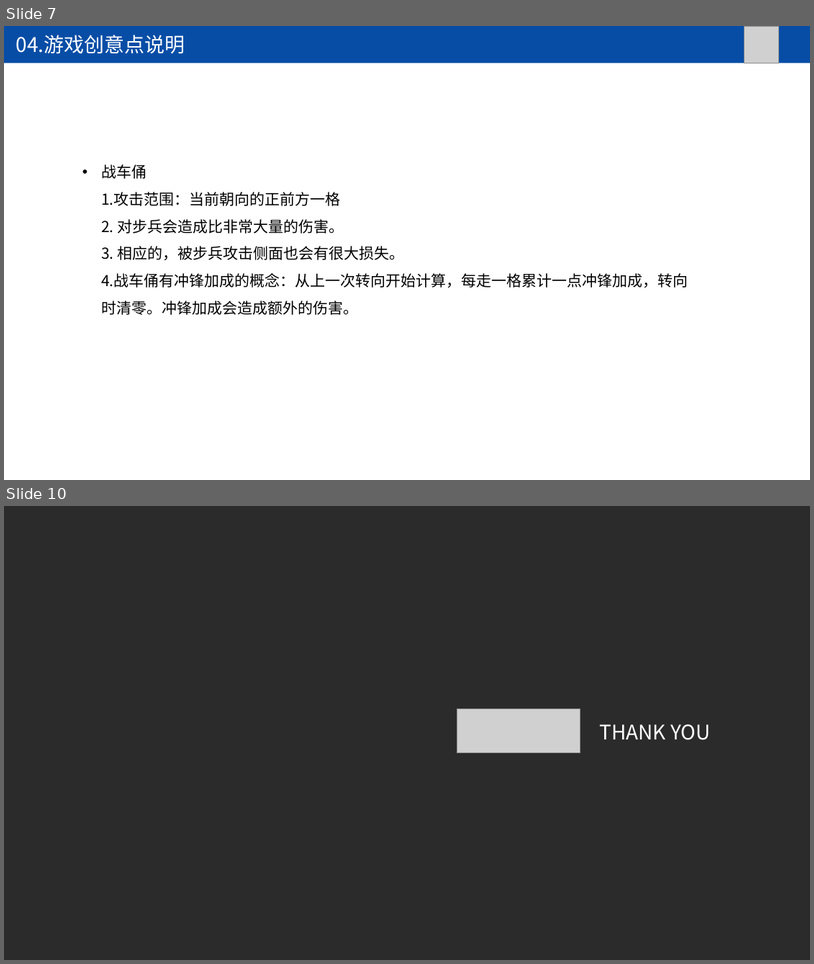
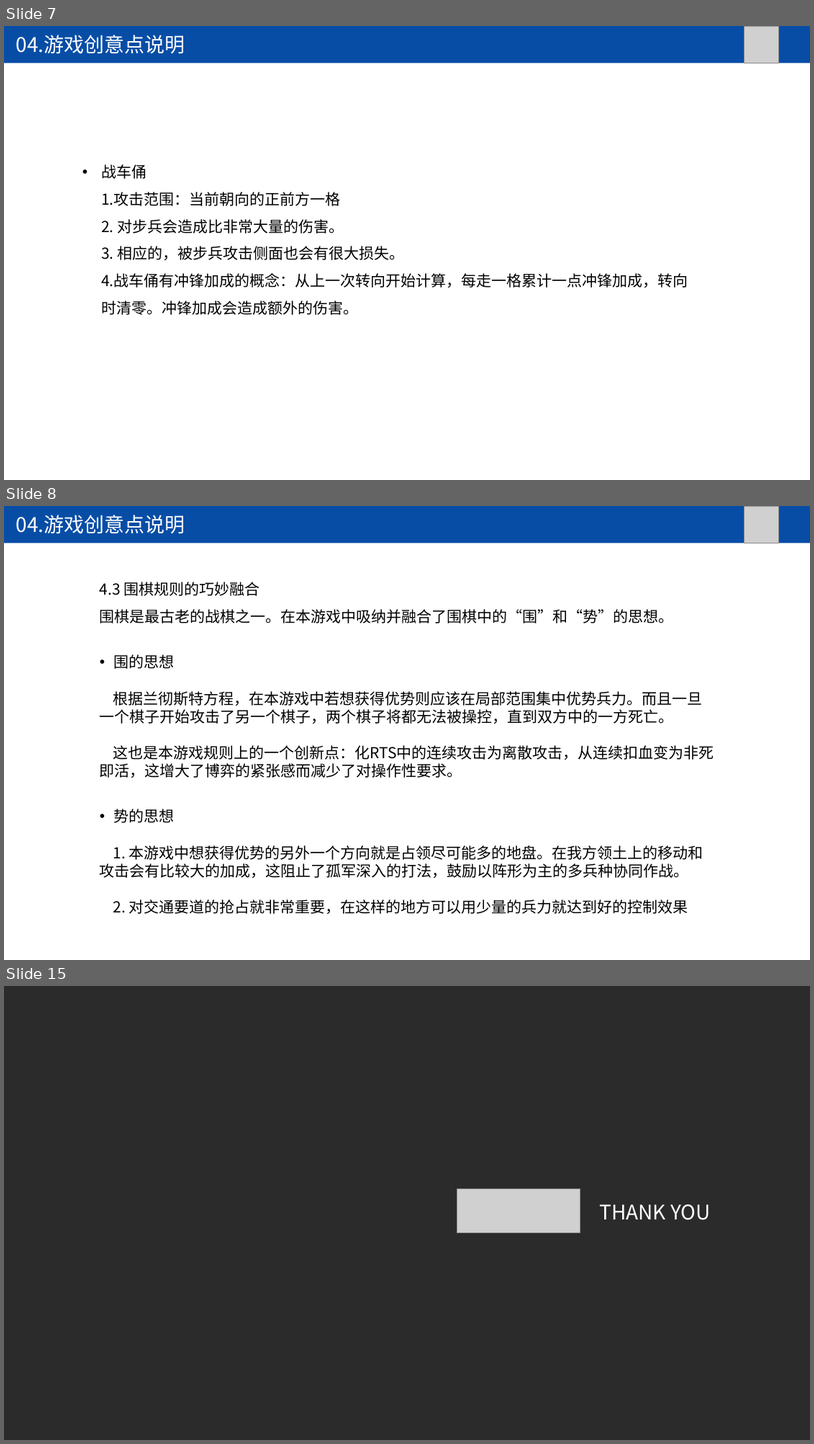
Before and after one commit to kotomineshiki/BMY, a slide deck: 文档ppt.ppt. Shown one above the other, each under a label of ours: slides 7 and 10 before the commit, slides 7, 8 and 15 after it; the slides between them are not shown. The pictures are 814x964 and 814x1444 pixels, drawn with LibreOffice and Linux fonts; fonts in the diff are those of the drawing; grey boxes stand for pictures; background and template pictures are left out; a plain dark background stands for a picture behind light text. Boxes give left, top, right and bottom in pixels: in the first picture for what was removed or moved away, otherwise in the second. Text is boxed around its words. In the diff, an @@ line names an element or a change of style, - is before the commit and + after.

Commit message:
ppt

```diff
--- a/文档ppt.ppt
+++ b/文档ppt.ppt
@@ slide 8 added at <box>4,506,810,960</box>, background #FFFFFF @@
@@ rectangle added at <box>4,506,810,543</box>, fill #074DA6 @@
@@ text added at <box>16,515,185,534</box>, 24 pt, text #FFFFFF @@
+04.游戏创意点说明
@@ picture added at <box>744,506,779,543</box> @@
@@ text added at <box>100,582,715,914</box>, 18 pt, text #000000 @@
+4.3 围棋规则的巧妙融合
+围棋是最古老的战棋之一。在本游戏中吸纳并融合了围棋中的“围”和“势”的思想。
+• 围的思想
+根据兰彻斯特方程，在本游戏中若想获得优势则应该在局部范围集中优势兵力。而且一旦一个棋子开始攻击了另一个棋子，两个棋子将都无法被操控，直到双方中的一方死亡。
+这也是本游戏规则上的一个创新点：化RTS中的连续攻击为离散攻击，从连续扣血变为非死即活，这增大了博弈的紧张感而减少了对操作性要求。
+• 势的思想
+1. 本游戏中想获得优势的另外一个方向就是占领尽可能多的地盘。在我方领土上的移动和攻击会有比较大的加成，这阻止了孤军深入的打法，鼓励以阵形为主的多兵种协同作战。
+2. 对交通要道的抢占就非常重要，在这样的地方可以用少量的兵力就达到好的控制效果
@@ what was slide 10 is now slide 15 @@
```
Also in this commit, not shown: 2 slides changed, 4 other slides added, 4 other files.
